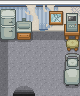
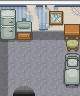
Two versions of the same layered image (80 × 96). Layer-by-layer changes:
hid "Computer" over box(66, 13, 78, 32)
